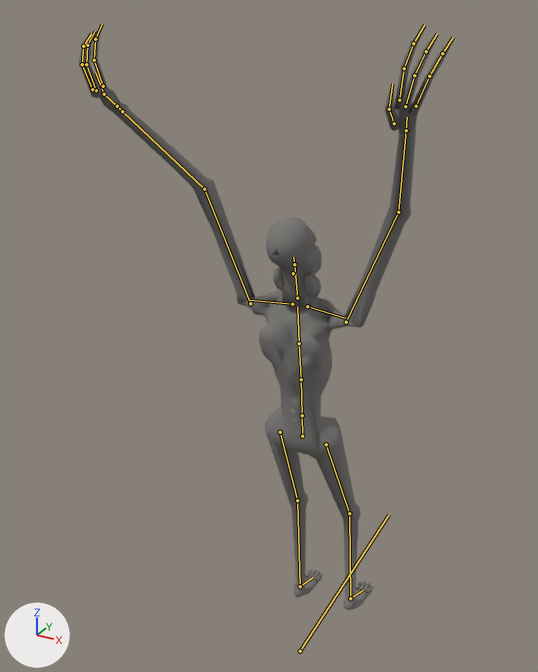
The glTF model content/art/models/lodger.lod1.glb, before and after one commit.
Rendered twice from a 50 mm lens placed at (1.1, -2.41, 2.66), pointed at (-0.22, -0.01, 1.45). The lights are fixed; the arrows at lower left show +X, +Y and +Z. The picture after the commit comes second. Both versions are drawn at frame 23 of the action 'break'; the numbers are the values there. The bones that change, and the others that lie on the model, are drawn over the model as lines.

Objects in the first picture: 'body', 'fine', 'jaw'.
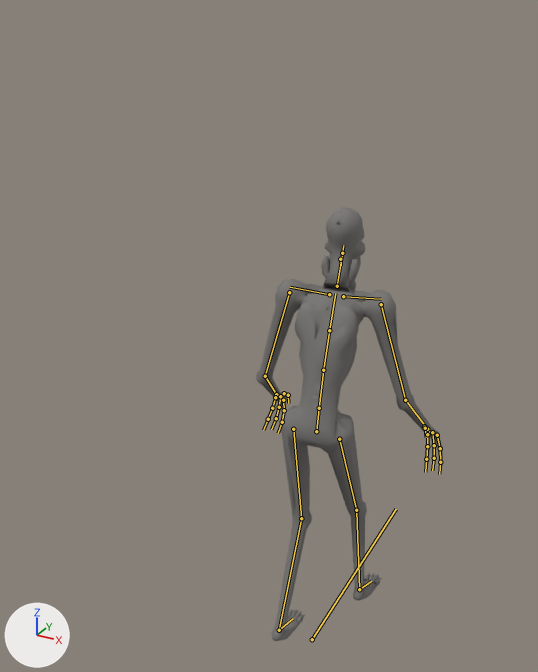
Boxes [x1, y1, x2, y2] around the edits, measured in the pictures (538 x 672 px):
```json
{"object": "body", "change": "posed", "before": [99, 87, 418, 610], "after": [256, 207, 437, 641], "on screen": "43% narrower, 17% shorter"}
{"object": "fine", "change": "posed", "before": [79, 24, 454, 595], "after": [264, 391, 443, 624]}
{"object": "jaw", "change": "posed", "before": [273, 268, 321, 298], "after": [321, 255, 359, 291]}
{"bone": "root", "before": "(300, 651) to (389, 514)", "after": "(312, 639) to (396, 509)"}
{"bone": "pelvis", "before": "(302, 436) to (302, 415)", "after": "(316, 431) to (319, 408)"}
{"bone": "spine_02", "before": "(301, 379) to (299, 343)", "after": "(323, 370) to (329, 330)"}
{"bone": "spine_03", "before": "(299, 343) to (297, 306)", "after": "(329, 330) to (335, 293)"}
{"bone": "neck", "before": "(297, 298) to (294, 264)", "after": "(337, 286) to (342, 253)"}
{"bone": "head", "before": "(294, 264) to (293, 257)", "after": "(342, 253) to (343, 245)"}
{"bone": "jaw", "before": "(293, 273) to (296, 277)", "after": "(340, 259) to (341, 265)"}
{"bone": "upperarm_r", "before": "(346, 322) to (398, 212)", "after": "(381, 304) to (405, 400)"}
{"bone": "upperarm_l", "before": "(250, 303) to (204, 189)", "after": "(289, 292) to (265, 376)"}
{"bone": "lowerarm_l", "before": "(204, 189) to (122, 111)", "after": "(265, 376) to (276, 394)"}
{"bone": "thigh_r", "before": "(326, 444) to (349, 513)", "after": "(339, 439) to (356, 510)"}
{"bone": "calf_r", "before": "(349, 513) to (350, 598)", "after": "(356, 510) to (359, 589)"}
{"bone": "foot_r", "before": "(350, 598) to (363, 590)", "after": "(359, 589) to (371, 581)"}
{"bone": "thigh_l", "before": "(280, 432) to (297, 500)", "after": "(293, 429) to (301, 518)"}
{"bone": "calf_l", "before": "(297, 500) to (300, 586)", "after": "(301, 518) to (279, 630)"}
{"bone": "foot_l", "before": "(300, 586) to (312, 577)", "after": "(279, 630) to (293, 618)"}
```

Scene script edits in JSON lines:
```json
{"block": "bone_root", "where": "bone_root = bpy.data.objects['SK_Lodger'].pose.bones['root']"}
{"op": "set", "path": "bone_root.location", "old": "(0.0, -0.108, -0.035)", "new": "(0.0, 0.022, -0.082)"}
{"block": "bone_pelvis", "where": "bone_pelvis = bpy.data.objects['SK_Lodger'].pose.bones['pelvis']  # child of 'root'"}
{"op": "set", "path": "bone_pelvis.rotation_quaternion", "old": "(0.998, 0.056, 0.004, 0.001)", "new": "(0.993, -0.112, 0.045, 0.005)", "note": "degrees (6, 0, 0) -> degrees (-13, 5, 0)"}
{"block": "bone_spine_02", "where": "bone_spine_02 = bpy.data.objects['SK_Lodger'].pose.bones['spine_02']  # child of 'spine_01'"}
{"op": "set", "path": "bone_spine_02.rotation_quaternion", "old": "(0.998, 0.063, 0.002, 0.0)", "new": "(0.999, -0.033, 0.02, 0.006)", "note": "degrees (7, 0, 0) -> degrees (-4, 2, 1)"}
{"block": "bone_spine_03", "where": "bone_spine_03 = bpy.data.objects['SK_Lodger'].pose.bones['spine_03']  # child of 'spine_02'"}
{"op": "set", "path": "bone_spine_03.rotation_quaternion", "old": "(0.999, 0.05, 0.0, 0.0)", "new": "(1.0, 0.0, 0.0, 0.0)", "note": "degrees (6, 0, 0) -> degrees (0, 0, 0)"}
{"block": "bone_neck", "where": "bone_neck = bpy.data.objects['SK_Lodger'].pose.bones['neck']  # child of 'spine_03'"}
{"op": "set", "path": "bone_neck.rotation_quaternion", "old": "(0.999, 0.054, 0.0, 0.0)", "new": "(0.999, 0.036, -0.01, -0.002)", "note": "degrees (6, 0, 0) -> degrees (4, -1, 0)"}
{"block": "bone_head", "where": "bone_head = bpy.data.objects['SK_Lodger'].pose.bones['head']  # child of 'neck'"}
{"op": "set", "path": "bone_head.rotation_quaternion", "old": "(1.0, 0.002, 0.0, 0.0)", "new": "(0.999, 0.035, -0.012, 0.0)", "note": "degrees (0, 0, 0) -> degrees (4, -1, 0)"}
{"block": "bone_jaw", "where": "bone_jaw = bpy.data.objects['SK_Lodger'].pose.bones['jaw']  # child of 'head'"}
{"op": "set", "path": "bone_jaw.rotation_quaternion", "old": "(0.978, -0.209, 0.0, 0.0)", "new": "(0.984, -0.177, 0.0, 0.0)", "note": "degrees (-24, 0, 0) -> degrees (-20, 0, 0)"}
{"block": "bone_upperarm_r", "where": "bone_upperarm_r = bpy.data.objects['SK_Lodger'].pose.bones['upperarm_r']  # child of 'clavicle_r'"}
{"op": "set", "path": "bone_upperarm_r.rotation_quaternion", "old": "(0.117, 0.956, 0.246, 0.106)", "new": "(0.973, 0.219, 0.045, -0.056)", "note": "degrees (164, -8, 30) -> degrees (25, 6, -5)"}
{"block": "bone_upperarm_l", "where": "bone_upperarm_l = bpy.data.objects['SK_Lodger'].pose.bones['upperarm_l']  # child of 'clavicle_l'"}
{"op": "set", "path": "bone_upperarm_l.rotation_quaternion", "old": "(0.113, 0.956, -0.246, -0.106)", "new": "(0.973, 0.218, -0.044, 0.057)", "note": "degrees (164, 8, -30) -> degrees (25, -6, 5)"}
{"block": "bone_lowerarm_l", "where": "bone_lowerarm_l = bpy.data.objects['SK_Lodger'].pose.bones['lowerarm_l']  # child of 'upperarm_l'"}
{"op": "set", "path": "bone_lowerarm_l.rotation_quaternion", "old": "(0.968, 0.249, -0.006, -0.005)", "new": "(0.96, 0.28, -0.007, -0.006)", "note": "degrees (29, -1, -1) -> degrees (32, -1, -1)"}
{"block": "bone_thigh_r", "where": "bone_thigh_r = bpy.data.objects['SK_Lodger'].pose.bones['thigh_r']  # child of 'pelvis'"}
{"op": "set", "path": "bone_thigh_r.rotation_quaternion", "old": "(0.991, 0.123, 0.041, -0.007)", "new": "(0.964, 0.262, 0.037, -0.008)", "note": "degrees (14, 5, 0) -> degrees (30, 4, 0)"}
{"block": "bone_calf_r", "where": "bone_calf_r = bpy.data.objects['SK_Lodger'].pose.bones['calf_r']  # child of 'thigh_r'"}
{"op": "set", "path": "bone_calf_r.rotation_quaternion", "old": "(0.997, -0.076, 0.0, 0.0)", "new": "(1.0, -0.026, 0.0, 0.0)", "note": "degrees (-9, 0, 0) -> degrees (-3, 0, 0)"}
{"block": "bone_foot_r", "where": "bone_foot_r = bpy.data.objects['SK_Lodger'].pose.bones['foot_r']  # child of 'calf_r'"}
{"op": "set", "path": "bone_foot_r.rotation_quaternion", "old": "(0.994, -0.105, -0.017, 0.032)", "new": "(0.993, -0.12, 0.007, -0.009)", "note": "degrees (-12, -2, 4) -> degrees (-14, 1, -1)"}
{"block": "bone_thigh_l", "where": "bone_thigh_l = bpy.data.objects['SK_Lodger'].pose.bones['thigh_l']  # child of 'pelvis'"}
{"op": "set", "path": "bone_thigh_l.rotation_quaternion", "old": "(0.994, 0.108, -0.033, 0.006)", "new": "(0.986, 0.15, 0.07, -0.01)", "note": "degrees (12, -4, 0) -> degrees (17, 8, 0)"}
{"block": "bone_calf_l", "where": "bone_calf_l = bpy.data.objects['SK_Lodger'].pose.bones['calf_l']  # child of 'thigh_l'"}
{"op": "set", "path": "bone_calf_l.rotation_quaternion", "old": "(0.997, -0.074, 0.0, 0.0)", "new": "(0.984, -0.178, 0.0, 0.0)", "note": "degrees (-8, 0, 0) -> degrees (-20, 0, 0)"}
{"block": "bone_foot_l", "where": "bone_foot_l = bpy.data.objects['SK_Lodger'].pose.bones['foot_l']  # child of 'calf_l'"}
{"op": "set", "path": "bone_foot_l.rotation_quaternion", "old": "(0.995, -0.09, 0.018, -0.032)", "new": "(0.989, 0.148, -0.017, 0.023)", "note": "degrees (-10, 2, -4) -> degrees (17, -2, 2)"}
```
